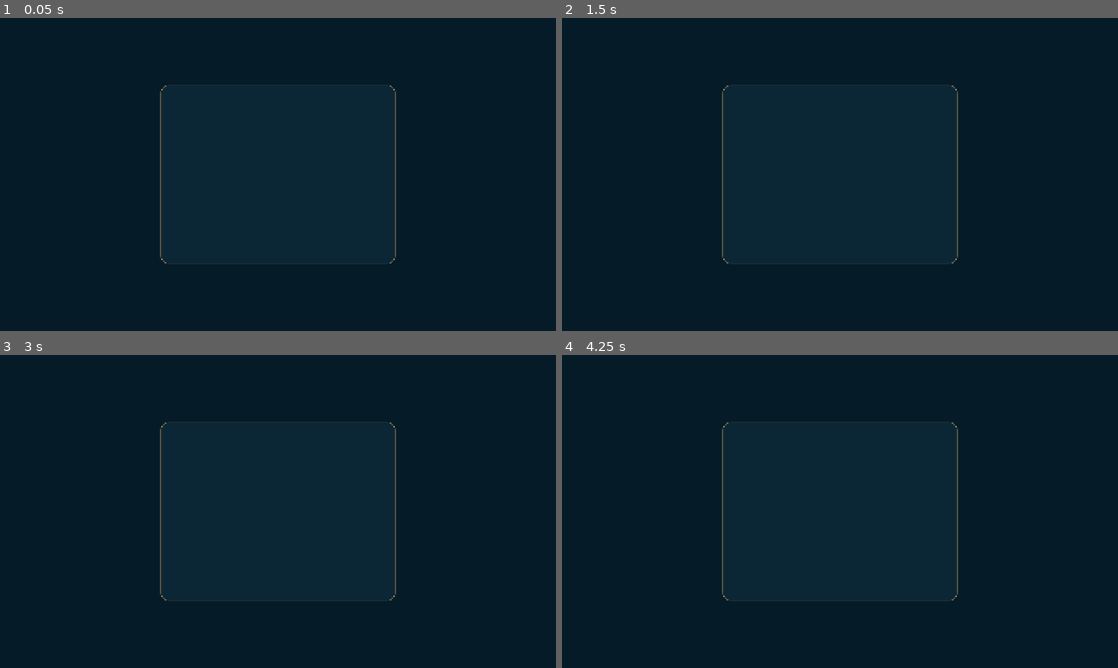
Above: before the commit, frames 1-4 (two rows, left to right).
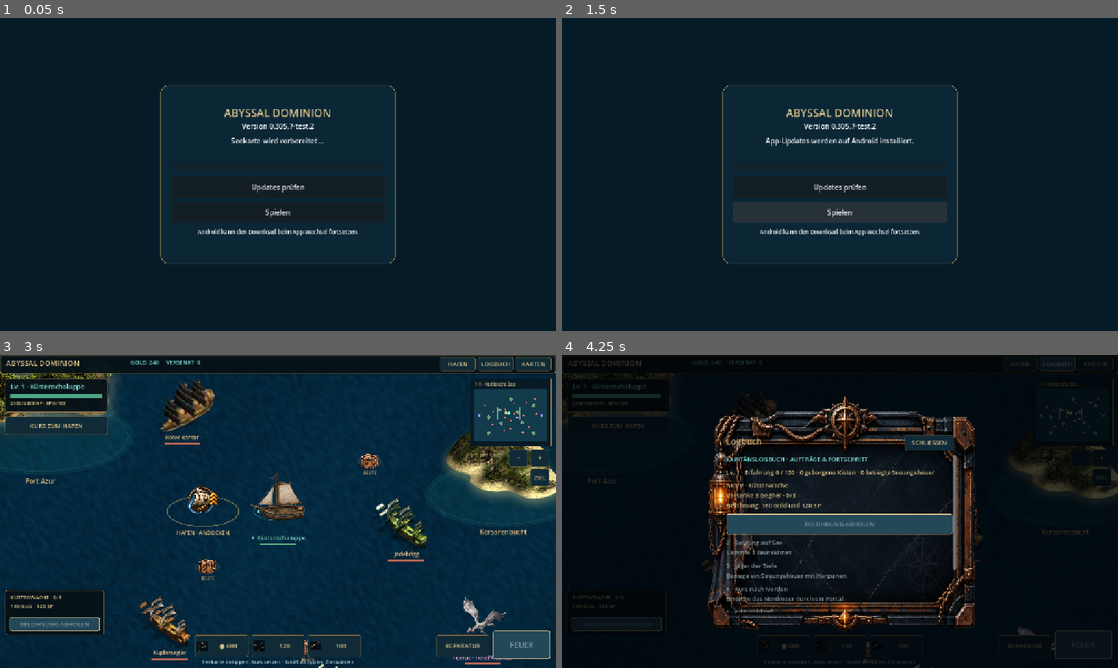
Above: after the commit, the same moments.

Repository: Broosskyy/Abyssal-Dominion-Beta
Game: Godot game, scene res://updater/launcher.tscn
Same seed, same stepped clock (60 frames per second), same inputs: the game is played once before the commit and once after it.
Inputs (mouse positions are in pixels of both pictures, inside the frame that each line leads up to):
- Up to frame 1 (0.05 s): no input
- Up to frame 2 (1.5 s): click "HAFEN" at 0.5 s; click "UPDATES PRÜFEN" at 1.25 s
- Up to frame 3 (3 s): click (278, 524) at 2 s, where only the run after the commit has a clickable "Updates prüfen"; click (278, 549) at 2.75 s, where only the run after the commit has a clickable "Spielen"
- Up to frame 4 (4.25 s): click (1056, 364) at 3.5 s, where only the run after the commit has a clickable "LOGBUCH"

The runs differ from the first frame. In frame 1, 1.1% of the frame differs, in the area x 35-65%, y 29-70%; in frame 2, 3.7%; in frame 3, 27%; in frame 4, 41%, in the area x 0-100%, y 0-100%.

Commit message:
fix: use bounded launcher slots and verify updater captures before gameplay

Diff:
--- a/rebuild/m3052/updater/launcher.gd
+++ b/rebuild/m3052/updater/launcher.gd
@@ -7,7 +7,7 @@
 var action: Button
 var play: Button
 var panel: Panel
-var box: VBoxContainer
+var box: Control
 var countdown=false
 
 func _ready() -> void:
@@ -19,7 +19,7 @@
 	skin.set_border_width_all(1);skin.set_corner_radius_all(16)
 	skin.content_margin_left=28;skin.content_margin_right=28;skin.content_margin_top=24;skin.content_margin_bottom=24
 	panel.add_theme_stylebox_override("panel",skin)
-	box=VBoxContainer.new();box.add_theme_constant_override("separation",12);box.alignment=BoxContainer.ALIGNMENT_CENTER;panel.add_child(box)
+	box=Control.new();panel.add_child(box)
 	var title=Label.new();title.text="ABYSSAL DOMINION";title.horizontal_alignment=HORIZONTAL_ALIGNMENT_CENTER
 	title.add_theme_font_size_override("font_size",25);title.add_theme_color_override("font_color",Color("e1c68b"));box.add_child(title)
 	var version=Label.new();version.text="Version "+str(ProjectSettings.get_setting("application/config/version",""));version.horizontal_alignment=HORIZONTAL_ALIGNMENT_CENTER;box.add_child(version)
@@ -40,8 +40,14 @@
 	var width=minf(540,s.x-32)
 	panel.size=Vector2(width,minf(410,s.y-24))
 	panel.position=(s-panel.size)*0.5
-	box.position=Vector2(24,16)
-	box.size=panel.size-Vector2(48,32)
+	box.position=Vector2(24,(panel.size.y-318)/2)
+	box.size=Vector2(panel.size.x-48,318)
+	# Fixed slots avoid Container minimum-height feedback from wrapped labels.
+	var slots=[Vector2(0,32),Vector2(36,24),Vector2(70,52),Vector2(132,16),Vector2(164,48),Vector2(222,48),Vector2(282,36)]
+	for i in box.get_child_count():
+		var widget=box.get_child(i) as Control
+		widget.position=Vector2(0,slots[i].x)
+		widget.size=Vector2(box.size.x,slots[i].y)
 
 func _refresh() -> void:
 	status.text=updater.message;bar.value=updater.progress
